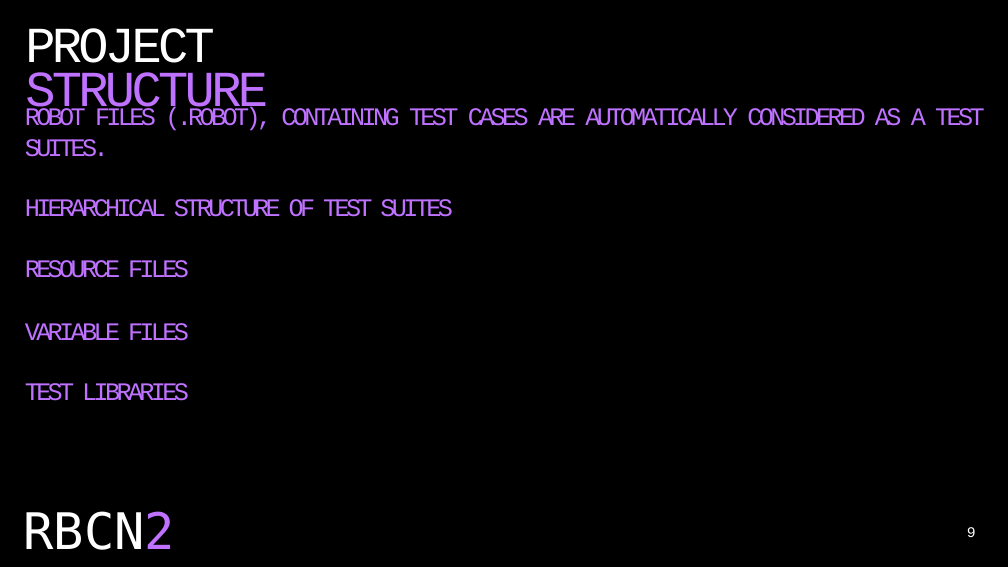
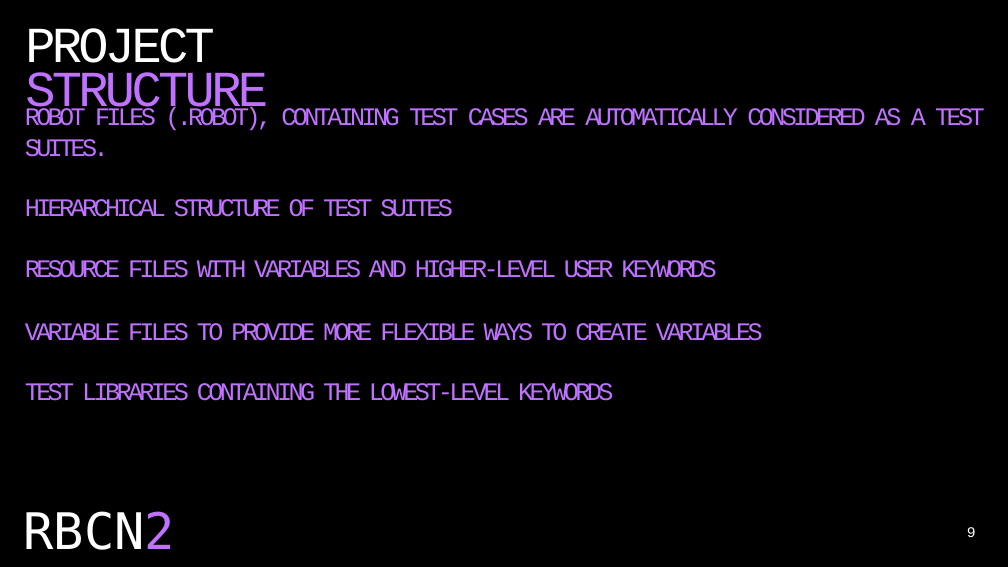
Before and after one commit to czyrski/robocon2024_unlocking_power, a slide deck: slide 9 of unlocking_power_of_robot_framework.pptx. Drawn at 1008x567 pixels with LibreOffice and Linux fonts; fonts in the diff are those of the drawing. Boxes give left, top, right and bottom in pixels: in the first picture for what was removed or moved away, otherwise in the second. Text is boxed around its words. In the diff, an @@ line names an element or a change of style, - is before the commit and + after.

```diff
--- a/unlocking_power_of_robot_framework.pptx
+++ b/unlocking_power_of_robot_framework.pptx
@@ text at box(25, 260, 763, 401): text changed @@
-RESOURCE FILES
-VARIABLE FILES
-TEST LIBRARIES
+RESOURCE FILES WITH VARIABLES AND HIGHER-LEVEL USER KEYWORDS
+VARIABLE FILES TO PROVIDE MORE FLEXIBLE WAYS TO CREATE VARIABLES
+TEST LIBRARIES CONTAINING THE LOWEST-LEVEL KEYWORDS
```
Also in this commit, not shown: 6 other slides changed.
